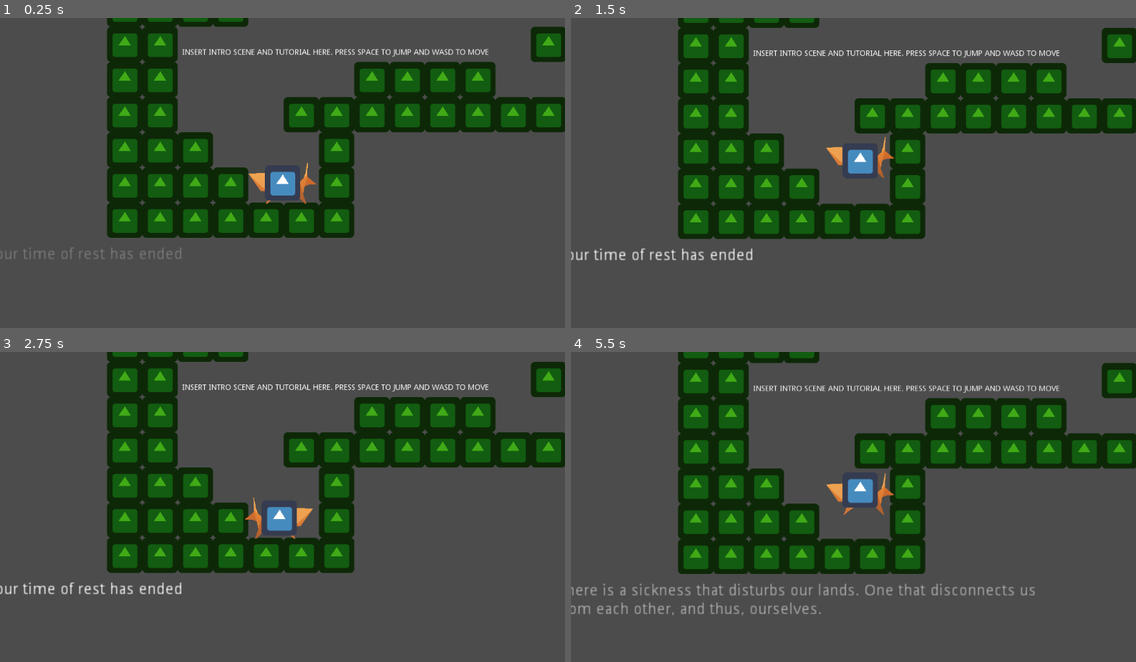
Above: before the commit, frames 1-4 (two rows, left to right).
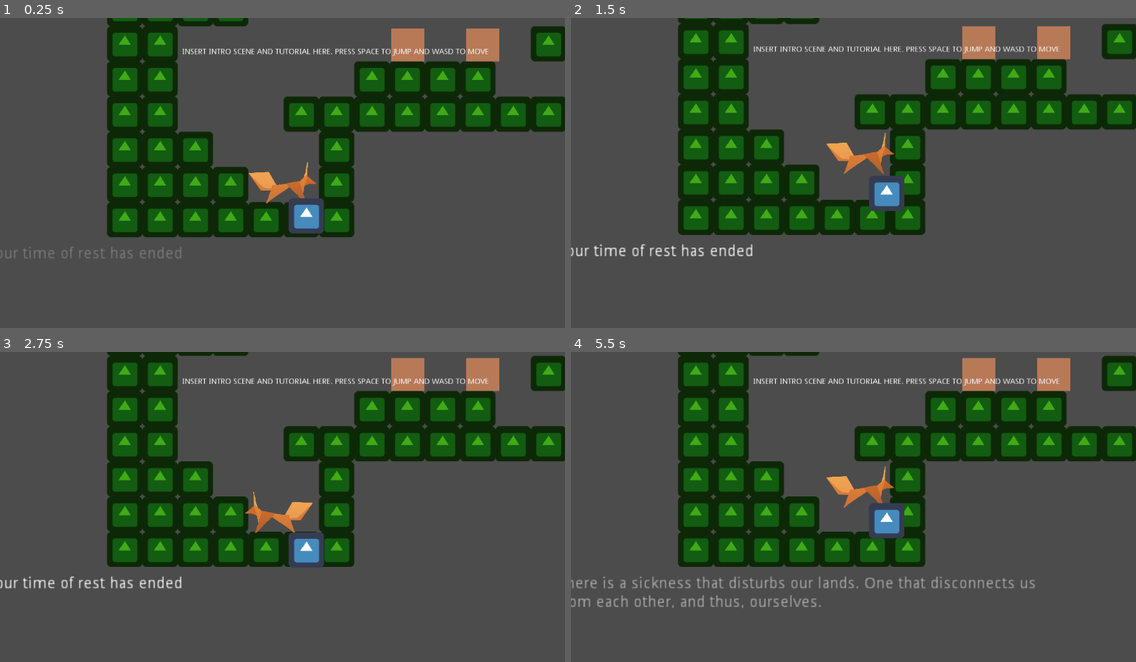
Above: after the commit, the same moments.

Repository: yeetables/Gami
Game: Godot game, scene res://Scenes/World.tscn
Same seed, same stepped clock (60 frames per second), same inputs: the game is played once before the commit and once after it. The engine's default icon, where the game draws it, is replaced by a stand-in: a white triangle on a blue panel in a dark square.
Inputs (mouse positions are in pixels of both pictures, inside the frame that each line leads up to):
- Up to frame 1 (0.25 s): no input
- Up to frame 2 (1.5 s): tap Space at 0.5, 0.77, 1.25 s; move the mouse to (977, 166) at 0.52 s; hold D (ui_right) from 0.53 s (still down); click (977, 166) at 0.67 s; move the mouse to (740, 200) at 1.27 s
- Up to frame 3 (2.75 s): tap Space at 1.52, 2 s; move the mouse to (339, 445) at 2.02 s; release D (ui_right) at 2.03 s; hold A (ui_left) from 2.03 s (still down)
- Up to frame 4 (5.5 s): tap Space at 2.75, 3.02, 3.5, 3.77, 4.25, 4.52 s; move the mouse to (825, 581) at 2.77 s; release A (ui_left) at 2.78 s; hold D (ui_right) 2.78-4.28 s; click (825, 581) at 2.92 s; move the mouse to (1023, 565) at 3.52 s; move the mouse to (684, 466) at 4.27 s; hold A (ui_left) 4.28-5.03 s; move the mouse to (881, 516) at 5.02 s; hold D (ui_right) from 5.03 s (still down); click (881, 516) at 5.17 s

The runs differ from the first frame. In frame 1, 4.2% of the frame differs, in the area x 3-100%, y 0-77%; in frame 2, 13%; in frame 3, 16%; in frame 4, 19%, in the area x 0-100%, y 0-85%.

Commit message:
commit my changes, added crumbling stage and spikes

Diff:
--- a/src/Scenes/World.tscn
+++ b/src/Scenes/World.tscn
@@ -1,16 +1,18 @@
-[gd_scene load_steps=16 format=2]
+[gd_scene load_steps=18 format=2]
 
 [ext_resource path="res://Scripts/world.gd" type="Script" id=1]
-[ext_resource path="res://Scenes/Tileset.res" type="TileSet" id=2]
-[ext_resource path="res://Scenes/Dirt16x16.tscn" type="PackedScene" id=3]
-[ext_resource path="res://Scenes/Player.tscn" type="PackedScene" id=4]
-[ext_resource path="res://Assets/squirrel_pic_temp.jpg" type="Texture" id=5]
-[ext_resource path="res://Scenes/ClimbableArea.tscn" type="PackedScene" id=6]
-[ext_resource path="res://Scripts/WaterAreaExit.gd" type="Script" id=7]
-[ext_resource path="res://Scripts/WaterAreaEnter.gd" type="Script" id=8]
-[ext_resource path="res://Assets/Sounds/BGambience1.WAV" type="AudioStream" id=9]
-[ext_resource path="res://Scripts/CameraMan.gd" type="Script" id=10]
-[ext_resource path="res://Assets/icon.png" type="Texture" id=11]
+[ext_resource path="res://Scenes/spike/spike.tscn" type="PackedScene" id=2]
+[ext_resource path="res://Scenes/crumbling/crumbling.tscn" type="PackedScene" id=3]
+[ext_resource path="res://Scenes/Tileset.res" type="TileSet" id=4]
+[ext_resource path="res://Scenes/Dirt16x16.tscn" type="PackedScene" id=5]
+[ext_resource path="res://Scenes/Player.tscn" type="PackedScene" id=6]
+[ext_resource path="res://Assets/squirrel_pic_temp.jpg" type="Texture" id=7]
+[ext_resource path="res://Scenes/ClimbableArea.tscn" type="PackedScene" id=8]
+[ext_resource path="res://Scripts/WaterAreaExit.gd" type="Script" id=9]
+[ext_resource path="res://Scripts/WaterAreaEnter.gd" type="Script" id=10]
+[ext_resource path="res://Assets/Sounds/BGambience1.WAV" type="AudioStream" id=11]
+[ext_resource path="res://Scripts/CameraMan.gd" type="Script" id=12]
+[ext_resource path="res://Assets/icon.png" type="Texture" id=13]
 
 [sub_resource type="Animation" id=1]
 
@@ -76,16 +78,34 @@
 
 [node name="World" type="Node2D" index="0"]
 
+position = Vector2( 47.8818, 68.7533 )
 script = ExtResource( 1 )
 _sections_unfolded = [ "Transform" ]
 __meta__ = {
+"_edit_group_": true,
 "_edit_horizontal_guides_": [  ]
 }
 
-[node name="TileMap" type="TileMap" parent="." index="0"]
+[node name="SpawnPoint" type="Node2D" parent="." index="0"]
+
+position = Vector2( 327, 287 )
+
+[node name="spike" parent="." index="1" instance=ExtResource( 2 )]
+
+position = Vector2( 750.887, 226.703 )
+
+[node name="crumbling" parent="." index="2" instance=ExtResource( 3 )]
+
+position = Vector2( 417, 290 )
+
+[node name="crumbling2" parent="." index="3" instance=ExtResource( 3 )]
+
+position = Vector2( 553, 290 )
+
+[node name="TileMap" type="TileMap" parent="." index="4"]
 
 mode = 0
-tile_set = ExtResource( 2 )
+tile_set = ExtResource( 4 )
 cell_size = Vector2( 64, 64 )
 cell_quadrant_size = 16
 cell_custom_transform = Transform2D( 1, 0, 0, 1, 0, 0 )
@@ -106,11 +126,11 @@
 "_edit_lock_": true
 }
 
-[node name="TileMap2" type="TileMap" parent="." index="1"]
+[node name="TileMap2" type="TileMap" parent="." index="5"]
 
 modulate = Color( 0, 0, 0, 1 )
 mode = 0
-tile_set = ExtResource( 2 )
+tile_set = ExtResource( 4 )
 cell_size = Vector2( 64, 64 )
 cell_quadrant_size = 16
 cell_custom_transform = Transform2D( 1, 0, 0, 1, 0, 0 )
@@ -128,7 +148,7 @@
 tile_data = PoolIntArray( -2359294, 0, 0, -2293758, 0, 0, -2228222, 0, 0, -2162686, 0, 0, -2097150, 0, 0, -2031614, 0,  …(514 unchanged characters)…
 _sections_unfolded = [ "Visibility" ]
 
-[node name="TreeTile" type="TileMap" parent="." index="2"]
+[node name="TreeTile" type="TileMap" parent="." index="6"]
 
 modulate = Color( 0, 0, 0, 1 )
 mode = 0
@@ -150,7 +170,7 @@
 tile_data = PoolIntArray( -2359294, 0, 0, -2293758, 0, 0, -2228222, 0, 0, -2162686, 0, 0, -2097150, 0, 0, -2031614, 0,  …(514 unchanged characters)…
 _sections_unfolded = [ "Visibility" ]
 
-[node name="DirtRegion1" type="Node2D" parent="." index="3"]
+[node name="DirtRegion1" type="Node2D" parent="." index="7"]
 
 editor/display_folded = true
 position = Vector2( 1223.79, 204.061 )
@@ -160,59 +180,60 @@
 "_edit_lock_": true
 }
 
-[node name="Dirt16x16" parent="DirtRegion1" index="0" instance=ExtResource( 3 )]
+[node name="Dirt16x16" parent="DirtRegion1" index="0" instance=ExtResource( 5 )]
 
 position = Vector2( -64, 0.189133 )
 
-[node name="Dirt16x19" parent="DirtRegion1" index="1" instance=ExtResource( 3 )]
+[node name="Dirt16x19" parent="DirtRegion1" index="1" instance=ExtResource( 5 )]
 
 position = Vector2( -64, 64.1891 )
 
-[node name="Dirt16x22" parent="DirtRegion1" index="2" instance=ExtResource( 3 )]
+[node name="Dirt16x22" parent="DirtRegion1" index="2" instance=ExtResource( 5 )]
 
 position = Vector2( -64, 128.189 )
 
-[node name="Dirt16x27" parent="DirtRegion1" index="3" instance=ExtResource( 3 )]
+[node name="Dirt16x27" parent="DirtRegion1" index="3" instance=ExtResource( 5 )]
 
 position = Vector2( -64, 191.189 )
 
-[node name="Dirt16x17" parent="DirtRegion1" index="4" instance=ExtResource( 3 )]
-
-[node name="Dirt16x21" parent="DirtRegion1" index="5" instance=ExtResource( 3 )]
+[node name="Dirt16x17" parent="DirtRegion1" index="4" instance=ExtResource( 5 )]
+
+[node name="Dirt16x21" parent="DirtRegion1" index="5" instance=ExtResource( 5 )]
 
 position = Vector2( 0, 64 )
 
-[node name="Dirt16x24" parent="DirtRegion1" index="6" instance=ExtResource( 3 )]
+[node name="Dirt16x24" parent="DirtRegion1" index="6" instance=ExtResource( 5 )]
 
 position = Vector2( 0, 128 )
 
-[node name="Dirt16x25" parent="DirtRegion1" index="7" instance=ExtResource( 3 )]
+[node name="Dirt16x25" parent="DirtRegion1" index="7" instance=ExtResource( 5 )]
 
 position = Vector2( 0, 191 )
 
-[node name="Dirt16x18" parent="DirtRegion1" index="8" instance=ExtResource( 3 )]
+[node name="Dirt16x18" parent="DirtRegion1" index="8" instance=ExtResource( 5 )]
 
 position = Vector2( 64, 0 )
 
-[node name="Dirt16x20" parent="DirtRegion1" index="9" instance=ExtResource( 3 )]
+[node name="Dirt16x20" parent="DirtRegion1" index="9" instance=ExtResource( 5 )]
 
 position = Vector2( 64, 64 )
 
-[node name="Dirt16x23" parent="DirtRegion1" index="10" instance=ExtResource( 3 )]
+[node name="Dirt16x23" parent="DirtRegion1" index="10" instance=ExtResource( 5 )]
 
 position = Vector2( 64, 128 )
 
-[node name="Dirt16x26" parent="DirtRegion1" index="11" instance=ExtResource( 3 )]
+[node name="Dirt16x26" parent="DirtRegion1" index="11" instance=ExtResource( 5 )]
 
 position = Vector2( 64, 191 )
 
-[node name="Player" parent="." index="4" instance=ExtResource( 4 )]
+[node name="Player" parent="." index="8" instance=ExtResource( 6 )]
 
 position = Vector2( 190, 530 )
 _sections_unfolded = [ "Material", "Transform", "Visibility", "Z Index" ]
 
-[node name="TextLabels" type="Control" parent="." index="5"]
-
+[node name="TextLabels" type="Control" parent="." index="9"]
+
+editor/display_folded = true
 anchor_left = 0.0
 anchor_top = 0.0
 anchor_right = 0.0
@@ -453,7 +474,7 @@
 max_lines_visible = -1
 _sections_unfolded = [ "Material", "Rect", "Visibility" ]
 
-[node name="TextPlayer" type="AnimationPlayer" parent="." index="6"]
+[node name="TextPlayer" type="AnimationPlayer" parent="." index="10"]
 
 root_node = NodePath("..")
 autoplay = ""
@@ -464,7 +485,7 @@
 blend_times = [  ]
 _sections_unfolded = [ "Playback Options" ]
 
-[node name="NarrativeLabel" type="Label" parent="." index="7"]
+[node name="NarrativeLabel" type="Label" parent="." index="11"]
 
 modulate = Color( 1, 1, 1, 0 )
 anchor_left = 0.0
@@ -488,31 +509,31 @@
 lines_skipped = 0
 max_lines_visible = -1
 
-[node name="squirrel_pic_temp" type="Sprite" parent="." index="8"]
+[node name="squirrel_pic_temp" type="Sprite" parent="." index="12"]
 
 position = Vector2( 1011.99, 151.107 )
 scale = Vector2( 0.167018, 0.195487 )
 z_index = -1
-texture = ExtResource( 5 )
+texture = ExtResource( 7 )
 _sections_unfolded = [ "Z Index" ]
 
-[node name="squirrel_pic_temp2" type="Sprite" parent="." index="9"]
+[node name="squirrel_pic_temp2" type="Sprite" parent="." index="13"]
 
 position = Vector2( 1925.98, -873.358 )
 scale = Vector2( 0.167018, 0.195487 )
 z_index = -1
-texture = ExtResource( 5 )
+texture = ExtResource( 7 )
 _sections_unfolded = [ "Transform", "Z Index" ]
 
-[node name="squirrel_pic_temp3" type="Sprite" parent="." index="10"]
+[node name="squirrel_pic_temp3" type="Sprite" parent="." index="14"]
 
 position = Vector2( -77.5244, -1828.87 )
 scale = Vector2( 0.167018, 0.195487 )
 z_index = -1
-texture = ExtResource( 5 )
+texture = ExtResource( 7 )
 _sections_unfolded = [ "Transform", "Z Index" ]
 
-[node name="SquirrelLabel" type="Label" parent="." index="11"]
+[node name="SquirrelLabel" type="Label" parent="." index="15"]
 
 modulate = Color( 1, 1, 1, 0 )
 anchor_left = 0.0
@@ -536,7 +557,7 @@
 max_lines_visible = -1
 _sections_unfolded = [ "Rect", "Visibility" ]
 
-[node name="SquirrelCollision" type="Area2D" parent="." index="12"]
+[node name="SquirrelCollision" type="Area2D" parent="." index="16"]
 
 editor/display_folded = true
 position = Vector2( 1011, 147.429 )
@@ -555,7 +576,7 @@
 scale = Vector2( 1, 1.8819 )
 shape = SubResource( 2 )
 
-[node name="SquirrelDialogPlayer" type="AnimationPlayer" parent="." index="13"]
+[node name="SquirrelDialogPlayer" type="AnimationPlayer" parent="." index="17"]
 
 root_node = NodePath("..")
 autoplay = ""
@@ -565,7 +586,7 @@
 anims/squirrel_text = SubResource( 3 )
 blend_times = [  ]
 
-[node name="GoalDialogPlayer" type="AnimationPlayer" parent="." index="14"]
+[node name="GoalDialogPlayer" type="AnimationPlayer" parent="." index="18"]
 
 root_node = NodePath("..")
 autoplay = ""
@@ -575,7 +596,7 @@
 anims/goal_text = SubResource( 4 )
 blend_times = [  ]
 
-[node name="DirtRegion2" type="Node2D" parent="." index="15"]
+[node name="DirtRegion2" type="Node2D" parent="." index="19"]
 
 editor/display_folded = true
 _sections_unfolded = [ "Transform" ]
@@ -588,103 +609,103 @@
 
 editor/display_folded = true
 
-[node name="Dirt16x24" parent="DirtRegion2/DirtRegion3" index="0" instance=ExtResource( 3 )]
+[node name="Dirt16x24" parent="DirtRegion2/DirtRegion3" index="0" instance=ExtResource( 5 )]
 
 position = Vector2( 69.8578, -1287.93 )
 rotation = -1.5708
 _sections_unfolded = [ "Transform" ]
 
-[node name="Dirt16x25" parent="DirtRegion2/DirtRegion3" index="1" instance=ExtResource( 3 )]
+[node name="Dirt16x25" parent="DirtRegion2/DirtRegion3" index="1" instance=ExtResource( 5 )]
 
 position = Vector2( 69.8578, -1223.93 )
 rotation = -1.5708
 _sections_unfolded = [ "Transform" ]
 
-[node name="Dirt16x16" parent="DirtRegion2" index="1" instance=ExtResource( 3 )]
+[node name="Dirt16x16" parent="DirtRegion2" index="1" instance=ExtResource( 5 )]
 
 position = Vector2( -56.2292, -1457.7 )
 
-[node name="Dirt16x18" parent="DirtRegion2" index="2" instance=ExtResource( 3 )]
+[node name="Dirt16x18" parent="DirtRegion2" index="2" instance=ExtResource( 5 )]
 
 position = Vector2( -56.2292, -1393.7 )
 
-[node name="Dirt16x20" parent="DirtRegion2" index="3" instance=ExtResource( 3 )]
+[node name="Dirt16x20" parent="DirtRegion2" index="3" instance=ExtResource( 5 )]
 
 position = Vector2( -56.2292, -1329.7 )
 
-[node name="Dirt16x23" parent="DirtRegion2" index="4" instance=ExtResource( 3 )]
+[node name="Dirt16x23" parent="DirtRegion2" index="4" instance=ExtResource( 5 )]
 
 position = Vector2( -56.2292, -1265.7 )
 
-[node name="Dirt16x17" parent="DirtRegion2" index="5" instance=ExtResource( 3 )]
+[node name="Dirt16x17" parent="DirtRegion2" index="5" instance=ExtResource( 5 )]
 
 position = Vector2( 8.03434, -1457.7 )
 
-[node name="Dirt16x19" parent="DirtRegion2" index="6" instance=ExtResource( 3 )]
+[node name="Dirt16x19" parent="DirtRegion2" index="6" instance=ExtResource( 5 )]
 
 position = Vector2( 8.03434, -1393.7 )
 
-[node name="Dirt16x21" parent="DirtRegion2" index="7" instance=ExtResource( 3 )]
+[node name="Dirt16x21" parent="DirtRegion2" index="7" instance=ExtResource( 5 )]
 
 position = Vector2( 8.03434, -1329.7 )
 
-[node name="Dirt16x22" parent="DirtRegion2" index="8" instance=ExtResource( 3 )]
+[node name="Dirt16x22" parent="DirtRegion2" index="8" instance=ExtResource( 5 )]
 
 position = Vector2( 8.03434, -1265.7 )
 
-[node name="DirtRegion3" type="Node2D" parent="." index="16"]
+[node name="DirtRegion3" type="Node2D" parent="." index="20"]
 
 editor/display_folded = true
 
-[node name="Dirt16x16" parent="DirtRegion3" index="0" instance=ExtResource( 3 )]
+[node name="Dirt16x16" parent="DirtRegion3" index="0" instance=ExtResource( 5 )]
 
 position = Vector2( 8.35373, -2292.11 )
 
-[node name="Dirt16x17" parent="DirtRegion3" index="1" instance=ExtResource( 3 )]
+[node name="Dirt16x17" parent="DirtRegion3" index="1" instance=ExtResource( 5 )]
 
 position = Vector2( 72.3537, -2292.11 )
 
-[node name="tree1" parent="." index="17" instance=ExtResource( 6 )]
+[node name="tree1" parent="." index="21" instance=ExtResource( 8 )]
 
 position = Vector2( 2014.79, 385.46 )
 scale = Vector2( 0.9375, 5.93662 )
 
-[node name="tree2" parent="." index="18" instance=ExtResource( 6 )]
+[node name="tree2" parent="." index="22" instance=ExtResource( 8 )]
 
 position = Vector2( 1439.5, -645.575 )
 scale = Vector2( 0.9375, 4.23028 )
 
-[node name="tree4" parent="." index="19" instance=ExtResource( 6 )]
+[node name="tree4" parent="." index="23" instance=ExtResource( 8 )]
 
 position = Vector2( 95.9668, -1125.19 )
 scale = Vector2( 0.9375, 9.25765 )
 
-[node name="tree5" parent="." index="20" instance=ExtResource( 6 )]
+[node name="tree5" parent="." index="24" instance=ExtResource( 8 )]
 
 position = Vector2( 158.174, -2008.54 )
 scale = Vector2( 1.04351, 7.42656 )
 _sections_unfolded = [ "Transform", "Visibility" ]
 
-[node name="tree3" parent="." index="21" instance=ExtResource( 6 )]
+[node name="tree3" parent="." index="25" instance=ExtResource( 8 )]
 
 position = Vector2( 2207.5, -409.817 )
 scale = Vector2( 0.9375, 11.0546 )
 
-[node name="ClimbableArea2" parent="." index="22" instance=ExtResource( 6 )]
+[node name="ClimbableArea2" parent="." index="26" instance=ExtResource( 8 )]
 
 position = Vector2( 154.888, -1272.32 )
 scale = Vector2( 0.456487, 1.51796 )
-script = ExtResource( 7 )
-
-[node name="ClimbableArea3" parent="." index="23" instance=ExtResource( 6 )]
+script = ExtResource( 9 )
+
+[node name="ClimbableArea3" parent="." index="27" instance=ExtResource( 8 )]
 
 position = Vector2( 100.316, -1271.51 )
 scale = Vector2( 0.456487, 1.51796 )
-script = ExtResource( 8 )
-
-[node name="BGambience1" type="AudioStreamPlayer2D" parent="." index="24"]
-
-stream = ExtResource( 9 )
+script = ExtResource( 10 )
+
+[node name="BGambience1" type="AudioStreamPlayer2D" parent="." index="28"]
+
+stream = ExtResource( 11 )
 volume_db = 0.0
 pitch_scale = 1.0
 autoplay = true
@@ -693,14 +714,14 @@
 bus = "Master"
 area_mask = 1
 
-[node name="CameraMan" type="KinematicBody2D" parent="." index="25"]
+[node name="CameraMan" type="KinematicBody2D" parent="." index="29"]
 
 position = Vector2( 190, 540 )
 input_pickable = false
 collision_layer = 1
 collision_mask = 1
 collision/safe_margin = 0.08
-script = ExtResource( 10 )
+script = ExtResource( 12 )
 _sections_unfolded = [ "Transform" ]
 
 [node name="Camera2D" type="Camera2D" parent="CameraMan" index="0"]
--- /dev/null
+++ b/src/Scenes/crumbling/crumbling.tscn
@@ -0,0 +1,32 @@
+[gd_scene load_steps=4 format=2]
+
+[ext_resource path="res://Scripts/crumbling.gd" type="Script" id=1]
+[ext_resource path="res://Scenes/crumbling/crumbling_base.tscn" type="PackedScene" id=2]
+
+[sub_resource type="RectangleShape2D" id=1]
+
+custom_solver_bias = 0.0
+extents = Vector2( 27.8845, 34.0584 )
+
+[node name="crumbling" type="Area2D"]
+
+input_pickable = true
+gravity_vec = Vector2( 0, 1 )
+gravity = 98.0
+linear_damp = 0.1
+angular_damp = 1.0
+audio_bus_override = false
+audio_bus_name = "Master"
+script = ExtResource( 1 )
+_sections_unfolded = [ "Visibility" ]
+__meta__ = {
+"_edit_group_": true
+}
+
+[node name="crumbling_base" parent="." index="0" instance=ExtResource( 2 )]
+
+[node name="CollisionShape2D" type="CollisionShape2D" parent="." index="1"]
+
+shape = SubResource( 1 )
+
+[connection signal="body_entered" from="." to="." method="_on_crumbling_body_entered"]
--- /dev/null
+++ b/src/Scenes/crumbling/crumbling_base.tscn
@@ -0,0 +1,29 @@
+[gd_scene load_steps=3 format=2]
+
+[ext_resource path="res://Assets/crumbling.png" type="Texture" id=1]
+
+[sub_resource type="RectangleShape2D" id=1]
+
+custom_solver_bias = 0.0
+extents = Vector2( 30, 30 )
+
+[node name="crumbling_base" type="StaticBody2D"]
+
+input_pickable = false
+collision_layer = 1
+collision_mask = 1
+constant_linear_velocity = Vector2( 0, 0 )
+constant_angular_velocity = 0.0
+friction = 1.0
+bounce = 0.0
+
+[node name="Sprite" type="Sprite" parent="." index="0"]
+
+texture = ExtResource( 1 )
+region_enabled = true
+region_rect = Rect2( 0, 0, 60, 60 )
+_sections_unfolded = [ "Transform" ]
+
+[node name="CollisionShape2D" type="CollisionShape2D" parent="." index="1"]
+
+shape = SubResource( 1 )
--- /dev/null
+++ b/src/Scenes/spike/spike.tscn
@@ -0,0 +1,30 @@
+[gd_scene load_steps=3 format=2]
+
+[ext_resource path="res://Scripts/spike.gd" type="Script" id=1]
+[ext_resource path="res://Scenes/spike/spike_static.tscn" type="PackedScene" id=2]
+
+[node name="spike" type="Area2D" groups=[
+"spike",
+]]
+
+input_pickable = true
+gravity_vec = Vector2( 0, 1 )
+gravity = 98.0
+linear_damp = 0.1
+angular_damp = 1.0
+audio_bus_override = false
+audio_bus_name = "Master"
+script = ExtResource( 1 )
+__meta__ = {
+"_edit_group_": true
+}
+
+[node name="CollisionPolygon2D" type="CollisionPolygon2D" parent="." index="0"]
+
+visible = false
+build_mode = 0
+polygon = PoolVector2Array( -31.9489, 12.1437, -26.6799, 3.01933, -22.182, 11.3726, -15.3708, 2.63379, -12.0295, 10.8586, -2.77664, 2.37677, 2.74938, 9.95898, 12.7733, 0.192059, 17.9138, 7.51725, 28.4518, 3.66189, 29.4799, 15.9991, 32.1787, 13.0433, 32.0502, 31.8061, -32.0774, 31.549 )
+
+[node name="spike_static" parent="." index="1" instance=ExtResource( 2 )]
+
+[connection signal="body_entered" from="." to="." method="_on_spike_body_entered"]
--- /dev/null
+++ b/src/Scenes/spike/spike_static.tscn
@@ -0,0 +1,22 @@
+[gd_scene load_steps=2 format=2]
+
+[ext_resource path="res://Assets/spike.png" type="Texture" id=1]
+
+[node name="spike_static" type="StaticBody2D"]
+
+input_pickable = false
+collision_layer = 1
+collision_mask = 1
+constant_linear_velocity = Vector2( 0, 0 )
+constant_angular_velocity = 0.0
+friction = 1.0
+bounce = 0.0
+
+[node name="Sprite" type="Sprite" parent="." index="0"]
+
+texture = ExtResource( 1 )
+
+[node name="CollisionPolygon2D" type="CollisionPolygon2D" parent="." index="1"]
+
+build_mode = 0
+polygon = PoolVector2Array( -32.1778, 19.6673, -28.0212, 7.00857, -23.1089, 22.1235, -17.8187, 6.34729, -12.0561, 27.3192, -4.59311, 5.02473, 1.35839, 24.4852, 10.1439, 5.1192, 15.5286, 20.8009, 22.8971, 8.14219, 26.9593, 22.4069, 31.6827, 17.8724, 31.5882, 31.1924, -31.8944, 31.6648 )
--- a/src/Scripts/Global.gd
+++ b/src/Scripts/Global.gd
@@ -66,6 +66,10 @@
     var second_last_node = world_node.get_child(world_node.get_child_count()-2)
     world_node.add_child_below_node(second_last_node, instance)
     instance.set_global_position(TREE_LOCATION)
+
+func respawn_player():
+    var spawn_pos = get_tree().get_root().get_node("/root/World/SpawnPoint").get_global_position()
+    PLAYER_INSTANCE.get_node("Body").set_global_position(spawn_pos)
 #
 #func set_child_pos(instance, pos):
 #    for child in instance.get_children():
--- /dev/null
+++ b/src/Scripts/crumbling.gd
@@ -0,0 +1,23 @@
+extends Area2D
+
+var START_CRUMBLING = false
+
+func _on_crumbling_body_entered(body):
+    if body.is_in_group("player") and not START_CRUMBLING:
+        START_CRUMBLING = true
+
+var count = 0
+var blink_frames = 30
+var blink_times = 3
+func _physics_process(delta):
+    if START_CRUMBLING:
+        count += 1
+        var step = float(count) /  blink_frames # this should be an integer
+        if fmod(step, 2) == 0:
+            hide()
+        elif fmod(step, 2) == 1:
+            show()
+
+        if count >= 2*blink_times*blink_frames:
+            START_CRUMBLING = false
+            queue_free()
--- /dev/null
+++ b/src/Scripts/spike.gd
@@ -0,0 +1,20 @@
+extends Area2D
+
+# class member variables go here, for example:
+# var a = 2
+# var b = "textvar"
+
+func _ready():
+    # Called when the node is added to the scene for the first time.
+    # Initialization here
+    pass
+
+#func _process(delta):
+#    # Called every frame. Delta is time since last frame.
+#    # Update game logic here.
+#    pass
+
+func _on_spike_body_entered(body):
+    if body.is_in_group("player"):
+        print("yooo player should die now")
+        Global.respawn_player()
Binary file added: src/Assets/crumbling.png
Not shown, added: src/Assets/crumbling.png.import
Binary file added: src/Assets/spike.png
Not shown, added: src/Assets/spike.png.import
Not shown: 1 places in src/Scenes/World.tscn that only renumber resources
